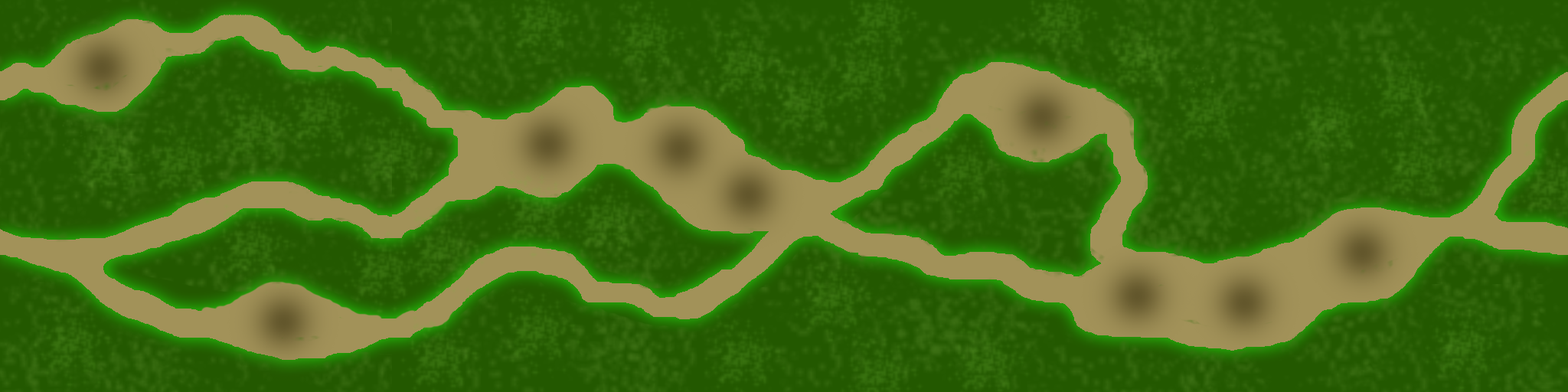
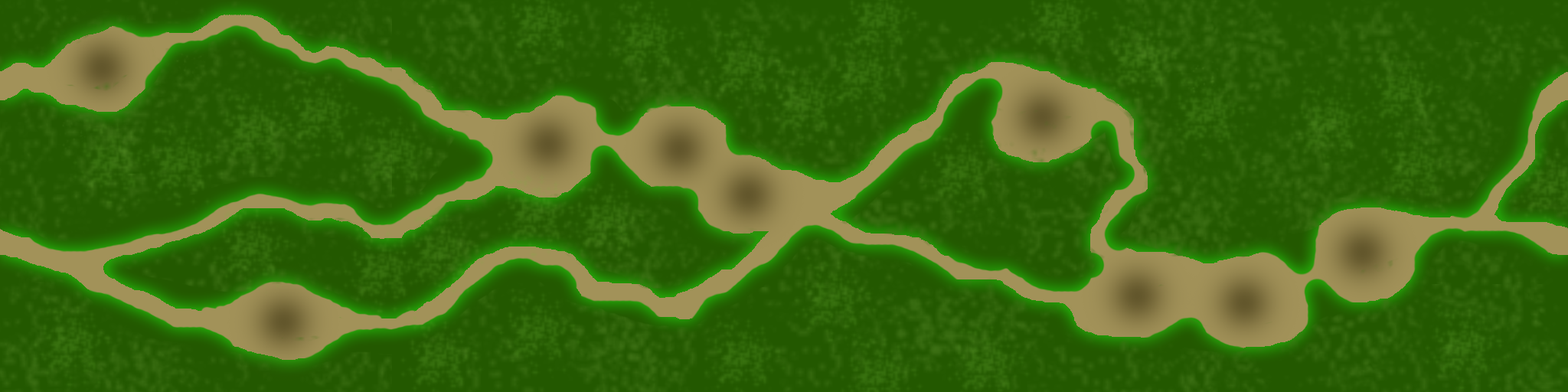
Before/after of a 1568 × 392 layered artwork. What changed in the layer stack:
painted on "Layer 3" over [27, 19, 1550, 359]
